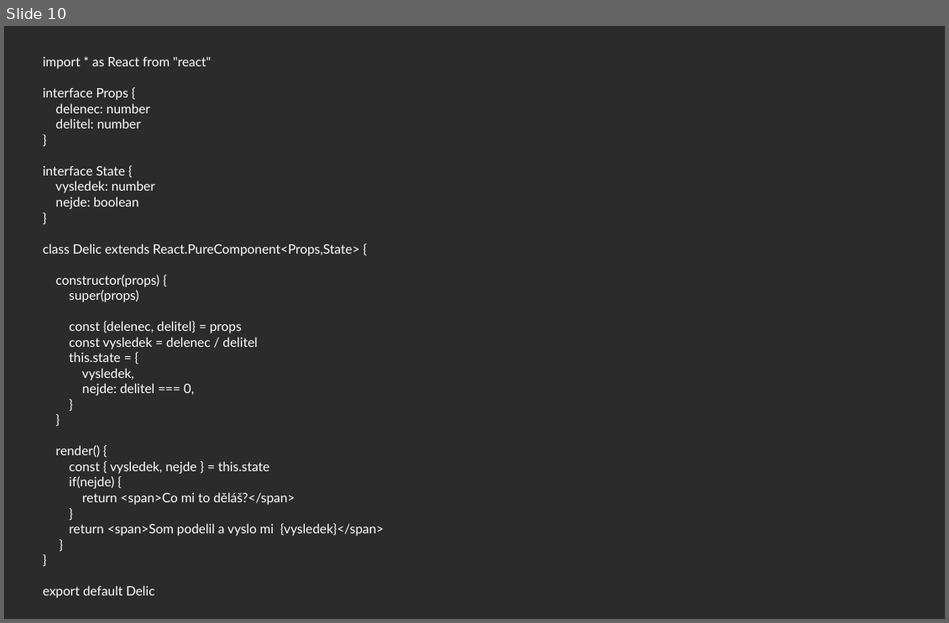
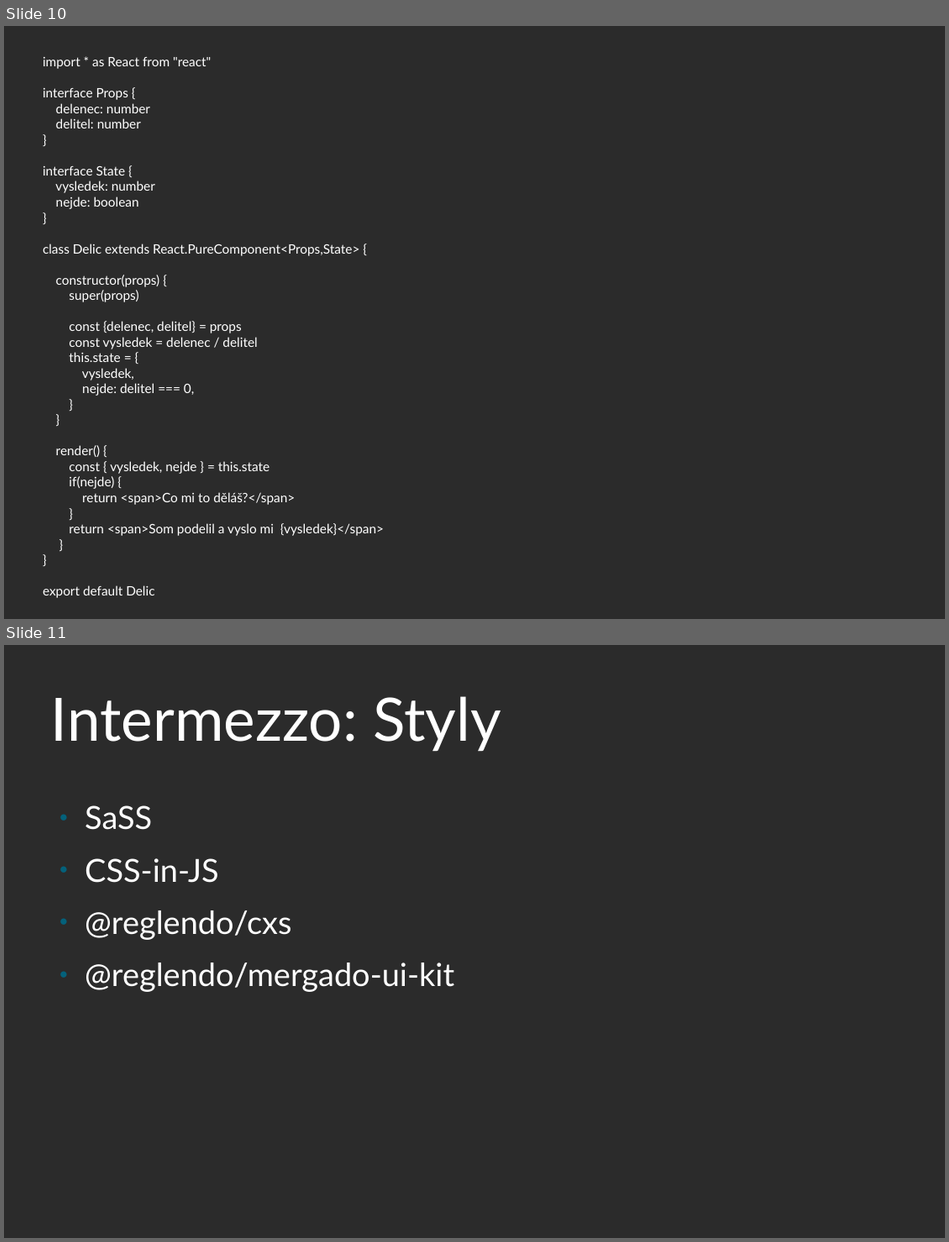
Before and after one commit to martinhrncir/starter, a slide deck: src/presentation/prezentace.odp. Shown one above the other, each under a label of ours: slide 10 before the commit, slides 10 and 11 after it. The pictures are 949x623 and 949x1242 pixels, drawn with LibreOffice and Linux fonts; fonts in the diff are those of the drawing; background and template pictures are left out; a plain dark background stands for a picture behind light text. Boxes give left, top, right and bottom in pixels: in the first picture for what was removed or moved away, otherwise in the second. Text is boxed around its words. In the diff, an @@ line names an element or a change of style, - is before the commit and + after.

```diff
--- a/src/presentation/prezentace.odp
+++ b/src/presentation/prezentace.odp
@@ slide 11 added at box(4, 645, 945, 1238), background picture (left out) @@
@@ title added at box(51, 696, 501, 752), 60 pt, text #FFFFFF @@
+Intermezzo: Styly
@@ text added at box(85, 805, 454, 992), 32 pt, text #FFFFFF @@
+● SaSS
+● CSS-in-JS
+● @reglendo/cxs
+● @reglendo/mergado-ui-kit
```
Also in this commit, not shown: 6 slides changed, 1 other slide added, 18 other files.
